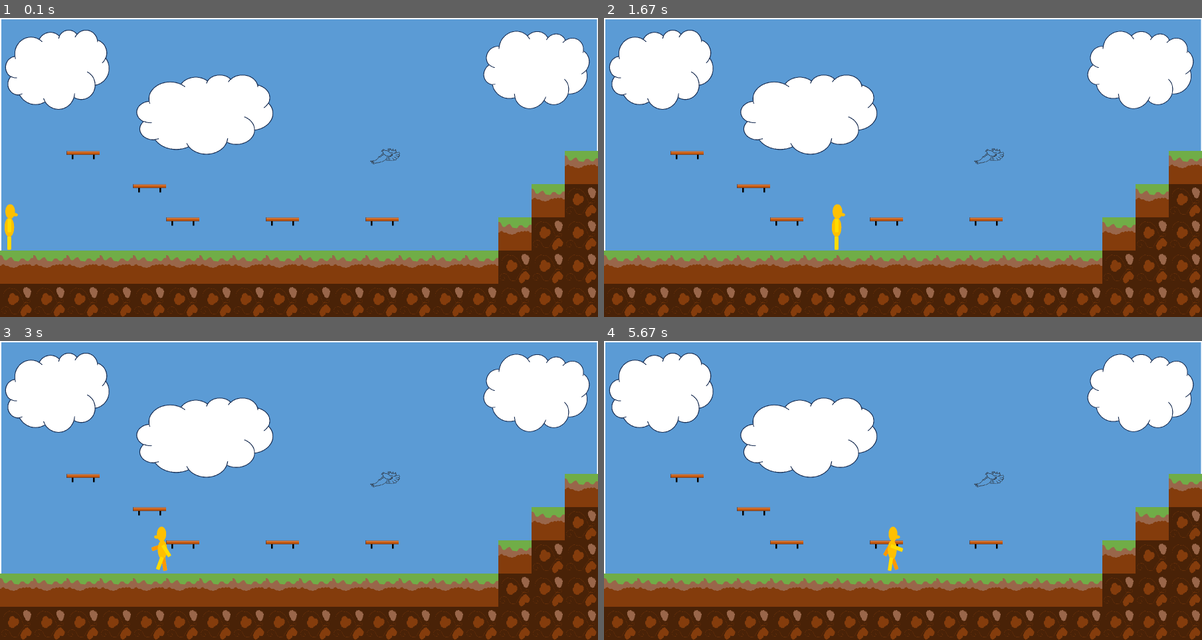
Above: before the commit, frames 1-4 (two rows, left to right).
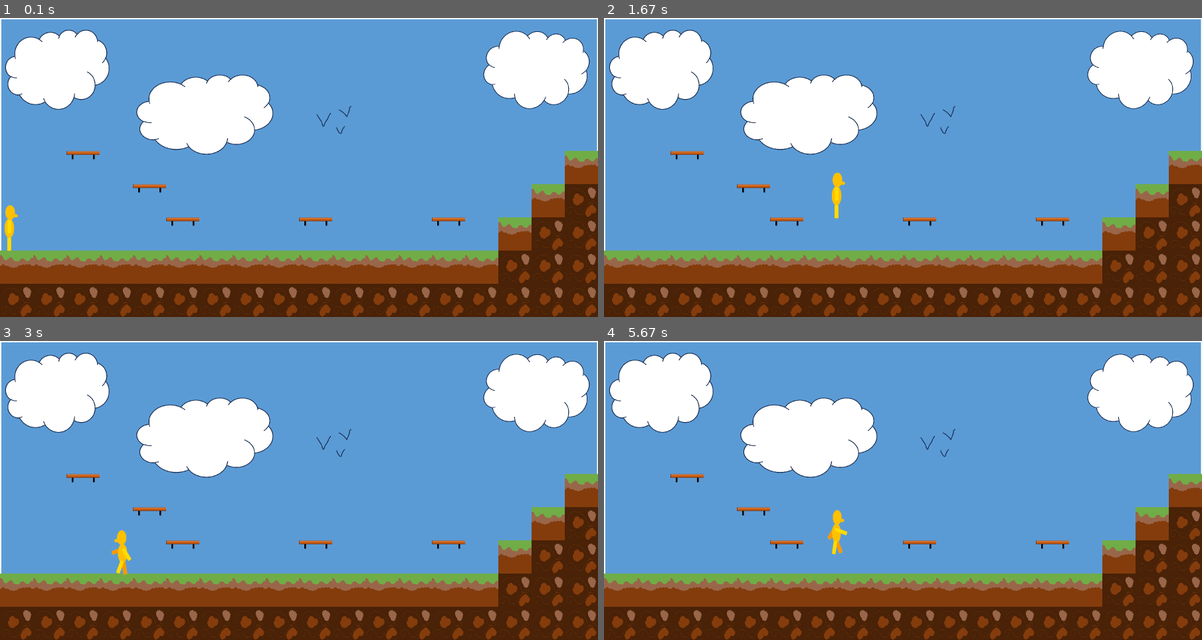
Above: after the commit, the same moments.

Repository: PeterZoet/PyGame
Game: pygame game, started from main.py
The game is run twice, just before and just after one commit, with the same random seed, the same clock (stepped at 60 frames per second) and the same inputs.
Inputs:
- Up to frame 1 (0.1 s): no input
- Up to frame 2 (1.67 s): hold Space 0.33-0.8 s; hold Right 0.33-0.8 s; hold Right 0.83-1.3 s; tap Space at 0.9, 1.2, 1.4 s; hold Up 1.33-1.63 s
- Up to frame 3 (3 s): hold Right 1.67-2.13 s; tap Space at 1.73, 2.03, 2.23, 2.53, 2.8 s; hold Left 2.17-2.7 s; hold Left from 2.73 s (still down)
- Up to frame 4 (5.67 s): tap Space at 3.1, 3.63, 3.93, 4.3, 4.6, 4.8, 5.1, 5.3, 5.63 s; release Left at 3.13 s; hold Right 3.57-4.2 s; hold Left 4.23-4.7 s; hold Right 4.73-5.2 s; hold Up 5.23-5.53 s; hold Right from 5.57 s (still down)

The runs differ from the first frame. In frame 1, 0.5% of the frame differs, in the area x 0-78%, y 29-78%; in frame 2, 0.8%; in frame 3, 0.9%, in the area x 18-78%, y 29-79%; in frame 4, 0.9%.

Commit message:
need to fix collisions

Diff:
--- a/main.py
+++ b/main.py
@@ -23,7 +23,7 @@
 # 0 is empty tile, 1 is ground, 2 is ground, 3 is platform, 4 is player
 level.append([0,0,3,0,0,0,0,0,0,0,0,0,0,0,0,0,0,2])
 level.append([0,0,0,0,3,0,0,0,0,0,0,0,0,0,0,0,2,1])
-level.append([4,0,0,0,0,3,0,0,3,0,0,3,0,0,0,2,1,1])
+level.append([4,0,0,0,0,3,0,0,0,3,0,0,0,3,0,2,1,1])
 level.append([2,2,2,2,2,2,2,2,2,2,2,2,2,2,2,1,1,1])
 level.append([1,1,1,1,1,1,1,1,1,1,1,1,1,1,1,1,1,1])
 
@@ -45,9 +45,14 @@
 init_y = player_y
 counter = 0
 mode = 'idle'
+in_air = False
 direction = 1
 player_speed = 12
 colliding = False
+x_change = 0
+y_change = 0
+jump_height = 15
+gravity = 1
 
 """
 Load images
@@ -109,7 +114,7 @@
     right_coord = int((player_x + 60) // tile_size)
     left_coord = int(player_x // tile_size)
     top_coord = int((player_y + 30) // tile_size)
-    bottom_coord = int((player_y + 80) // tile_size)
+    bottom_coord = int((player_y + 140) // tile_size)
 
     top_right = level[top_coord][right_coord]
     bottom_right = level[bottom_coord][right_coord]
@@ -122,7 +127,7 @@
         # check if player collides with something on the right or left
         if 0 < top_right < 3 or 0 < bottom_right < 3:
             collide = 1
-        elif 0 < top_left < 3 or 0 < bottom_right < 3:
+        elif 0 < top_left < 3 or 0 < bottom_left < 3:
             collide = -1
         else:
             collide = 0
@@ -138,6 +143,26 @@
 
     return collide
 
+# check feet collision on landings
+def check_verticals(player_y):
+    """
+     Check if player should fall or stay on tile
+     Not actual position but visual so it looks good while playing
+     :param player_y: player y position
+    """
+    center_coord = int((player_x + 25) // 100)
+    bottom_coord = int((player_y + 142) // 100)
+    if (player_y + 1420) > 0:
+        if 0 < level[bottom_coord][center_coord] < 4: # ground or underground or platform
+            falling = False
+        else:
+            falling = True
+    else:
+        falling = True
+    if not falling:
+        player_y = (bottom_coord - 5) * 100 - 20
+    return falling
+
 """
 Game loop
 """
@@ -154,34 +179,48 @@
     screen.blit(background, (0,0))
     draw_level(level)
     draw_player(counter, direction, mode)
-
+    colliding = checkCollision(level)
 
     # handle player movement
     if mode == 'walk':
-        if direction == -1 and player_x > 0 and colliding != -1:
+        if direction == -1 and player_x > 0 and colliding != -1: # player moves to left
             player_x -= player_speed
-        elif direction == 1 and player_x < screen_width - 50 and colliding != 1:
+        elif direction == 1 and player_x < screen_width - 50 and colliding != 1: # player moves to right
             player_x += player_speed
-    colliding = checkCollision(level)
-
-
-
+
+
+    # jumping code
+    if in_air:
+        y_change -= gravity
+        player_y -= y_change
+    in_air = check_verticals(player_y)
+    if not in_air:
+        y_change = 0
+
+    # event handling
     for event in pygame.event.get():
         if event.type == pygame.QUIT:
             game_running = False
         if event.type == pygame.KEYDOWN:
-            if event.key == pygame.K_RIGHT:
+            if event.key == pygame.K_RIGHT: # arrow right
                 direction = 1
                 mode = 'walk'
-            elif event.key == pygame.K_LEFT:
+            elif event.key == pygame.K_LEFT: # arrow left
                 direction = -1
                 mode = 'walk'
+            elif event.key == pygame.K_SPACE and not in_air: # spacebar
+                in_air = True
+                y_change = jump_height
+            elif event.key == pygame.K_UP and not in_air: # arrow up
+                in_air = True
+                y_change = jump_height
         if event.type == pygame.KEYUP:
             if event.key == pygame.K_RIGHT and direction == 1:
                 mode = 'idle'
             elif event.key == pygame.K_LEFT and direction == -1:
                 mode = 'idle'
 
+
     pygame.display.flip()
 
 # Quit Pygame
Binary file changed: assets/images/background.png
